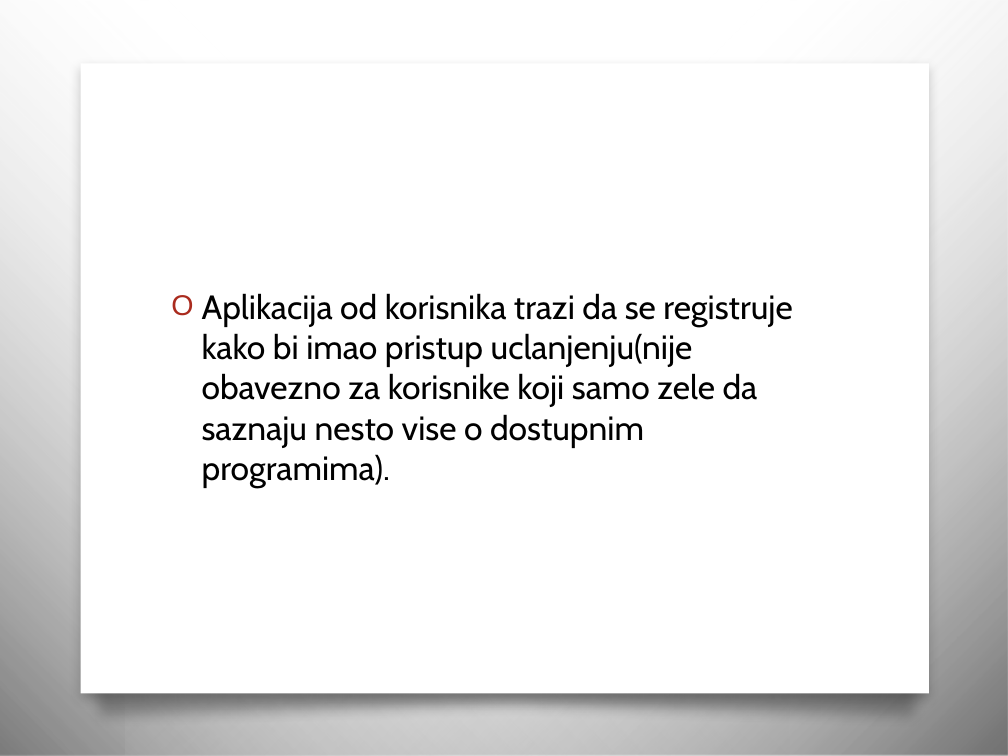
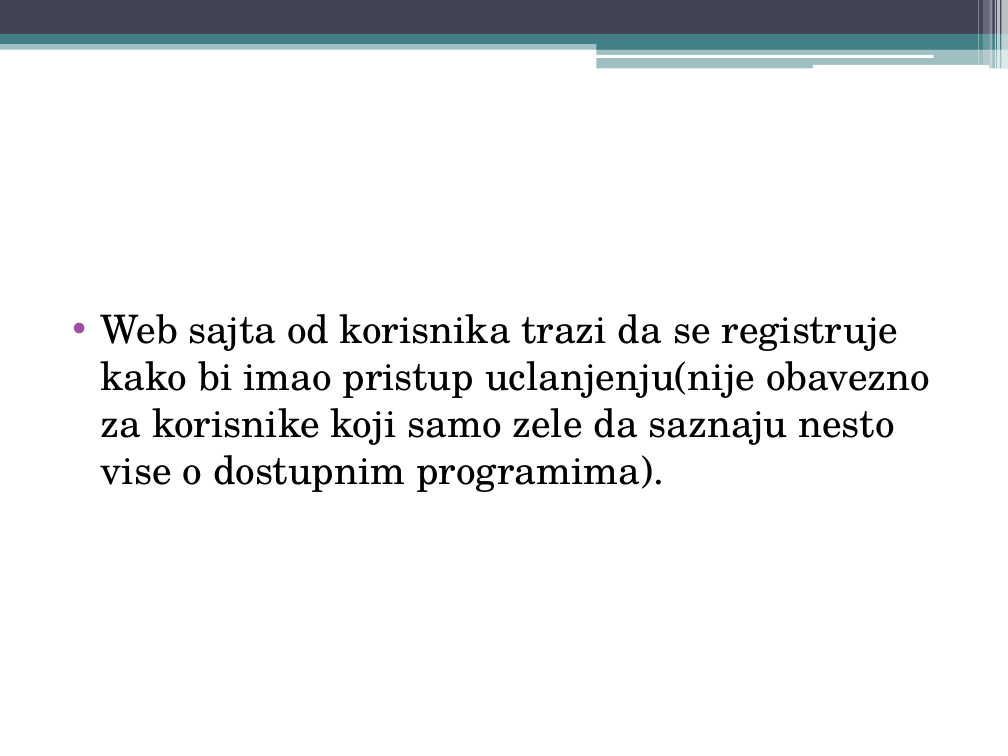
Before and after one commit to adameric1119s/USI-Projekat, a slide deck: slide 5 of King’s GYM.pptx. Drawn at 1008x756 pixels with LibreOffice and Linux fonts; fonts in the diff are those of the drawing; background and template pictures are left out. Boxes give left, top, right and bottom in pixels: in the first picture for what was removed or moved away, otherwise in the second. Text is boxed around its words. In the diff, an @@ line names an element or a change of style, - is before the commit and + after.

```diff
--- a/King’s GYM.pptx
+++ b/King’s GYM.pptx
@@ rectangle removed at (0,0,789,756) @@
@@ rectangle added at (0,0,1008,34), fill #424456 @@
@@ rectangle removed at (126,0,1008,756) @@
@@ rectangle added at (978,0,979,65), fill #FFFFFF at 30% opacity @@
@@ rectangle added at (983,0,989,65), fill #FFFFFF at 20% opacity @@
@@ rectangle added at (990,0,993,69), fill #FFFFFF at 40% opacity @@
@@ rectangle added at (995,0,996,69), fill #FFFFFF at 60% opacity @@
@@ rectangle added at (997,0,1000,69), fill #FFFFFF at 65% opacity @@
@@ rectangle added at (1002,0,1008,69), fill #FFFFFF at 65% opacity @@
@@ rectangle added at (0,40,1008,49), fill #438086 at 50% opacity @@
@@ rectangle added at (0,34,1008,44), fill #438086 @@
@@ rounded rectangle added at (596,54,933,57), fill #FFFFFF @@
@@ rectangle added at (597,39,1008,49), fill #438086 @@
@@ rectangle added at (597,48,1008,69), fill #438086 at 50% opacity @@
@@ rectangle removed at (81,64,929,694) @@
@@ rounded rectangle added at (812,65,989,69), fill #FFFFFF @@
@@ text at (101,314,930,492): text changed; size 24 to 28 pt; font Cabin to TeX Gyre Schola @@
-O Aplikacija od korisnika trazi da se registruje kako bi imao pristup uclanjenju(nije obavezno za korisnike koji samo zele da saznaju nesto vise o dostupnim programima).
+• Web sajta od korisnika trazi da se registruje kako bi imao pristup uclanjenju(nije obavezno za korisnike koji samo zele da saznaju nesto vise o dostupnim programima).
@@ freeform shape removed at (70,669,942,729) @@
```
Also in this commit, not shown: 13 other slides changed, 1 slide removed, 2 other files.
